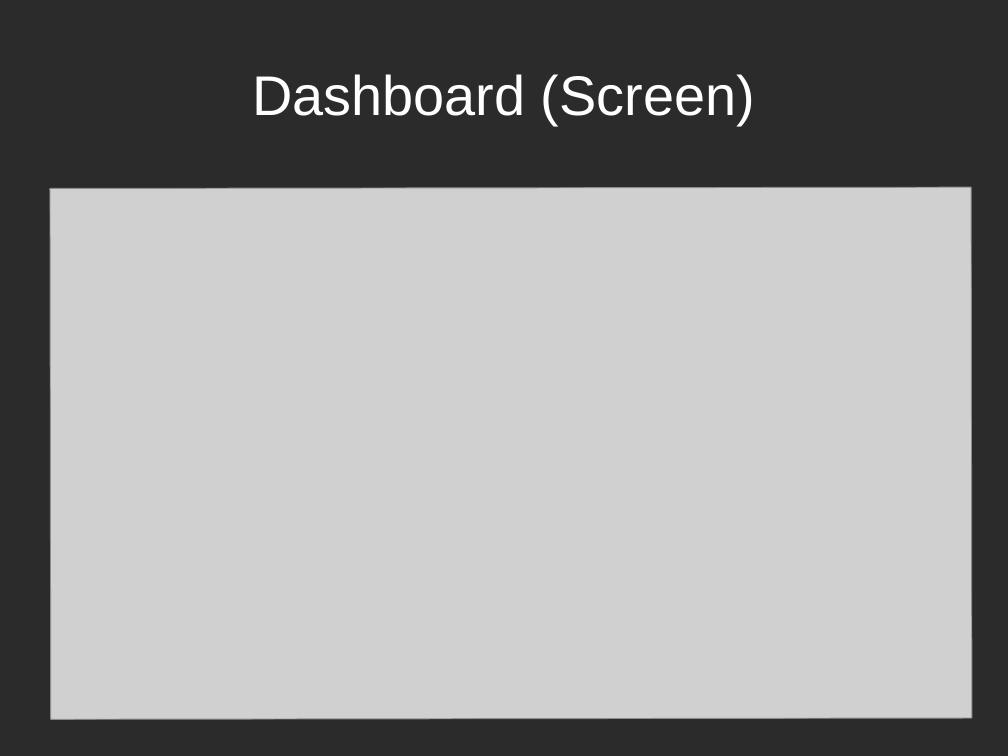
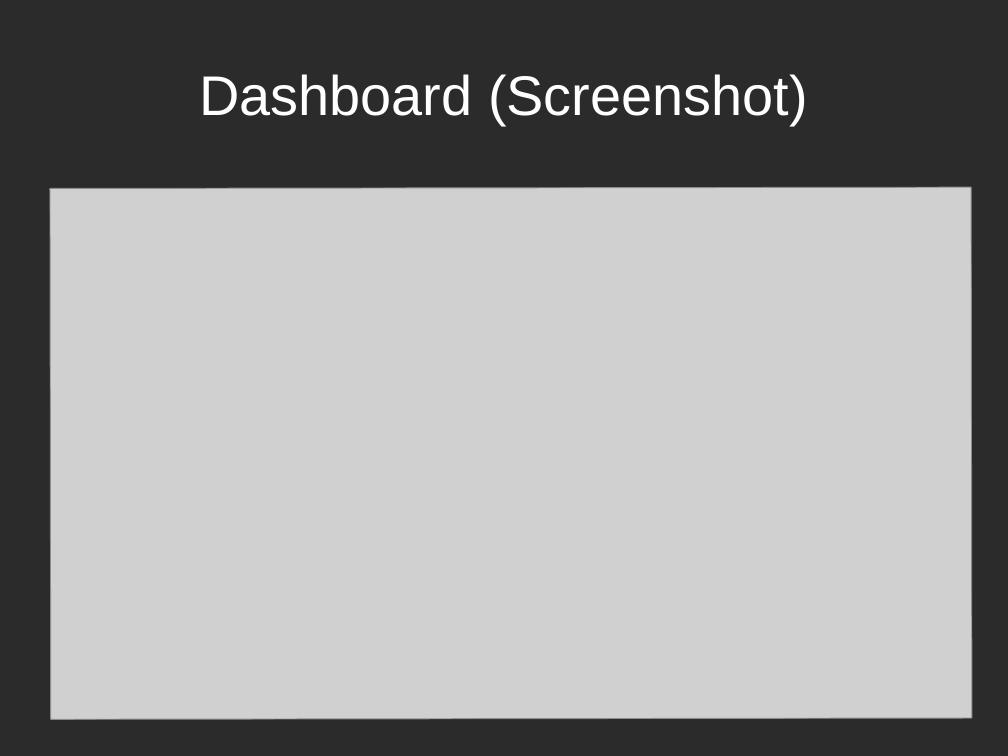
Before and after one commit to Jugendhackt/admin.io, a slide deck: slide 5 of presentation/JugendHacktPraesentation.odp. Drawn at 1008x756 pixels with LibreOffice and Linux fonts; fonts in the diff are those of the drawing; grey boxes stand for pictures; background and template pictures are left out; a plain dark background stands for a picture behind light text. Boxes give left, top, right and bottom in pixels: in the first picture for what was removed or moved away, otherwise in the second. Text is boxed around its words. In the diff, an @@ line names an element or a change of style, - is before the commit and + after.

```diff
--- a/presentation/JugendHacktPraesentation.odp
+++ b/presentation/JugendHacktPraesentation.odp
@@ title at [199,74,808,125]: text changed @@
-Dashboard (Screen)
+Dashboard (Screenshot)
```
Also in this commit, not shown: 5 other slides changed.
